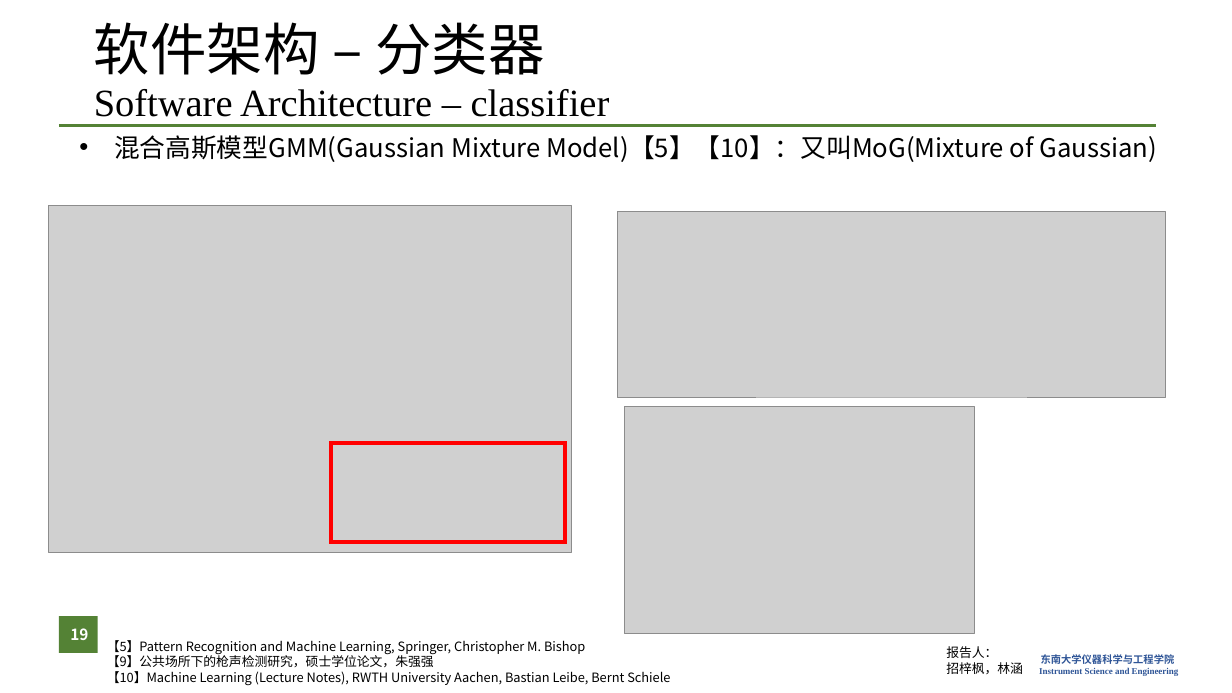
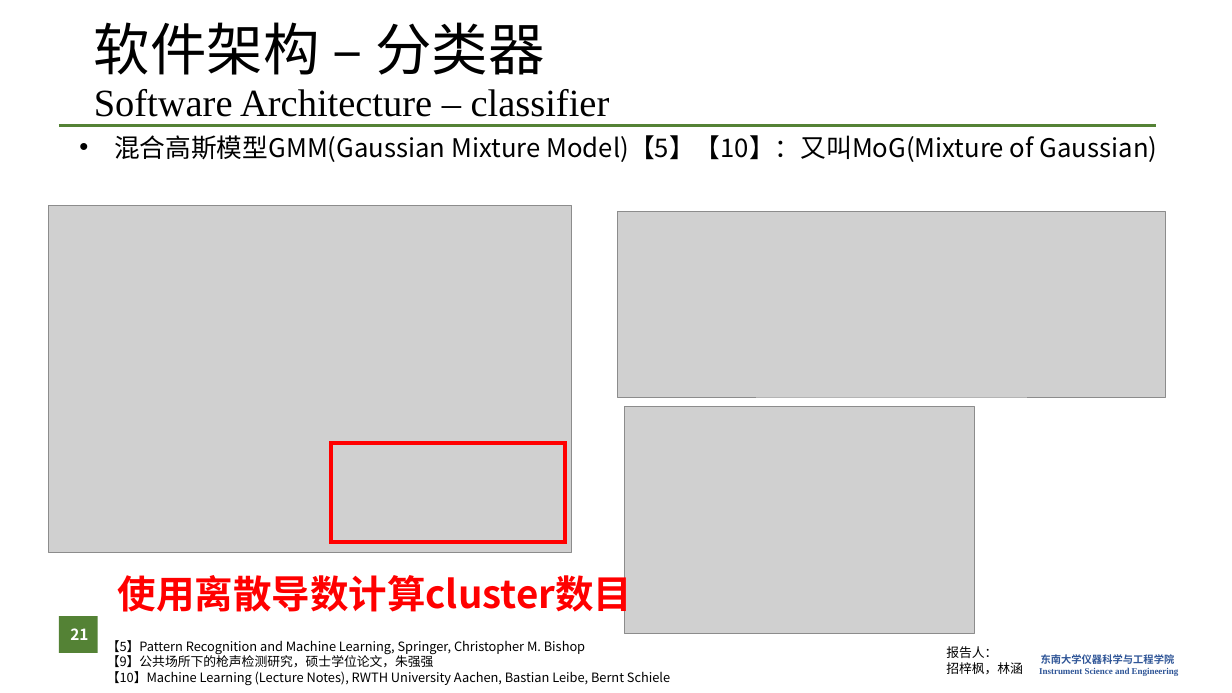
Before and after one commit to zzFon/Gun-Shot-Detection-and-Positioning_Matlab, a slide deck: slide 21 of Presentation.pptx (slide 19 before the commit). Drawn at 1232x693 pixels with LibreOffice and Linux fonts; fonts in the diff are those of the drawing; grey boxes stand for pictures; background and template pictures are left out. Boxes give left, top, right and bottom in pixels: in the first picture for what was removed or moved away, otherwise in the second. Text is boxed around its words. In the diff, an @@ line names an element or a change of style, - is before the commit and + after.

```diff
--- a/Presentation.pptx
+++ b/Presentation.pptx
@@ text added at [118,568,633,618], 30 pt, text #FF0000, bold @@
+使用离散导数计算cluster数目
@@ page number at [70,628,88,640]: text changed @@
-19
+21
```
Also in this commit, not shown: 1 other slide changed, 4 slides added, 2 slides removed, 14 other files.
